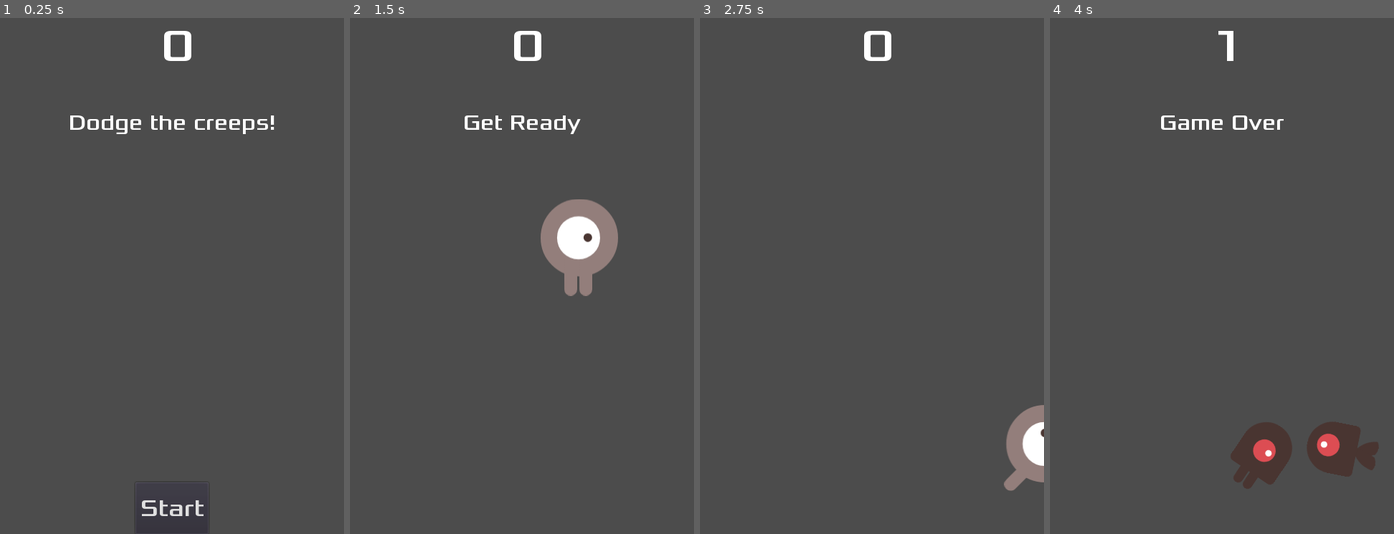
Above: before the commit, frames 1-4 (left to right).
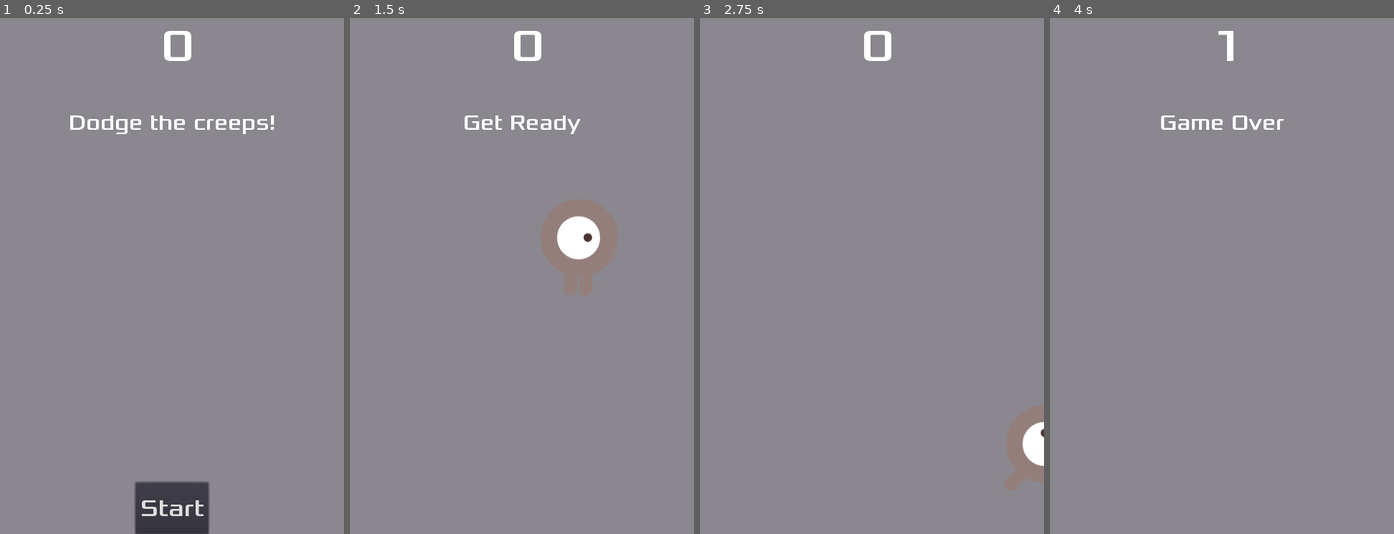
Above: after the commit, the same moments.

Repository: pj-spoelders/dodge
Game: Godot game, scene res://Main.tscn
The game is run twice, just before and just after one commit, with the same random seed, the same clock (stepped at 60 frames per second) and the same inputs.
Inputs:
- Up to frame 1 (0.25 s): no input
- Up to frame 2 (1.5 s): click "Start" at 0.5 s; tap Enter at 1.25 s; hold Right (ui_right) from 1.28 s (still down)
- Up to frame 3 (2.75 s): release Right (ui_right) at 2.03 s; hold Down (ui_down) from 2.03 s (still down)
- Up to frame 4 (4 s): release Down (ui_down) at 2.78 s; hold Right (ui_right) 2.78-3.53 s; hold Up (ui_up) from 3.53 s (still down)

The runs differ from the first frame. In frame 1, 97% of the frame differs, in the area x 0-100%, y 0-100%; in frame 2, 96%; in frame 3, 98%; in frame 4, 100%.

Commit message:
first version

Diff:
--- a/Main.gd
+++ b/Main.gd
@@ -15,6 +15,10 @@
 
 	$HUD.show_game_over()
 
+	get_tree().call_group("mobs", "queue_free")
+	$DeathSound.play()
+	$Music.stop()
+
 func new_game():
 	score = 0
 	$Player.start($StartPosition.position)
@@ -23,6 +27,7 @@
 
 	# $HUD.update_score(score)
 	$HUD.show_message("Get Ready")
+	$Music.play()
 
 
 func _on_StartTimer_timeout():
--- a/Main.tscn
+++ b/Main.tscn
@@ -1,9 +1,11 @@
-[gd_scene load_steps=6 format=2]
+[gd_scene load_steps=8 format=2]
 
 [ext_resource path="res://Player.tscn" type="PackedScene" id=1]
 [ext_resource path="res://Main.gd" type="Script" id=2]
 [ext_resource path="res://Mob.tscn" type="PackedScene" id=3]
 [ext_resource path="res://HUD.tscn" type="PackedScene" id=4]
+[ext_resource path="res://dodge_assets/art/gameover.wav" type="AudioStream" id=5]
+[ext_resource path="res://dodge_assets/art/House In a Forest Loop.ogg" type="AudioStream" id=6]
 
 [sub_resource type="Curve2D" id=1]
 _data = {
@@ -13,6 +15,14 @@
 [node name="Main" type="Node"]
 script = ExtResource( 2 )
 Mob = ExtResource( 3 )
+
+[node name="ColorRect" type="ColorRect" parent="."]
+margin_right = 480.0
+margin_bottom = 720.0
+color = Color( 0.544411, 0.530228, 0.558594, 1 )
+__meta__ = {
+"_edit_use_anchors_": false
+}
 
 [node name="Player" parent="." instance=ExtResource( 1 )]
 
@@ -36,6 +46,12 @@
 rotation = 0.444154
 
 [node name="HUD" parent="." instance=ExtResource( 4 )]
+
+[node name="Music" type="AudioStreamPlayer" parent="."]
+stream = ExtResource( 6 )
+
+[node name="DeathSound" type="AudioStreamPlayer" parent="."]
+stream = ExtResource( 5 )
 [connection signal="hit" from="Player" to="." method="game_over"]
 [connection signal="timeout" from="MobTimer" to="." method="_on_MobTimer_timeout"]
 [connection signal="timeout" from="ScoreTimer" to="." method="_on_ScoreTimer_timeout"]
--- a/Mob.tscn
+++ b/Mob.tscn
@@ -15,14 +15,14 @@
 "name": "swim",
 "speed": 3.0
 }, {
+"frames": [ ExtResource( 3 ), ExtResource( 2 ) ],
+"loop": true,
+"name": "walk",
+"speed": 3.0
+}, {
 "frames": [ ExtResource( 4 ), ExtResource( 6 ) ],
 "loop": true,
 "name": "fly",
-"speed": 3.0
-}, {
-"frames": [ ExtResource( 3 ), ExtResource( 2 ) ],
-"loop": true,
-"name": "walk",
 "speed": 3.0
 } ]
 
@@ -30,7 +30,9 @@
 radius = 35.0364
 height = 26.5538
 
-[node name="Mob" type="RigidBody2D"]
+[node name="Mob" type="RigidBody2D" groups=[
+"mobs",
+]]
 collision_mask = 0
 gravity_scale = 0.0
 script = ExtResource( 1 )
